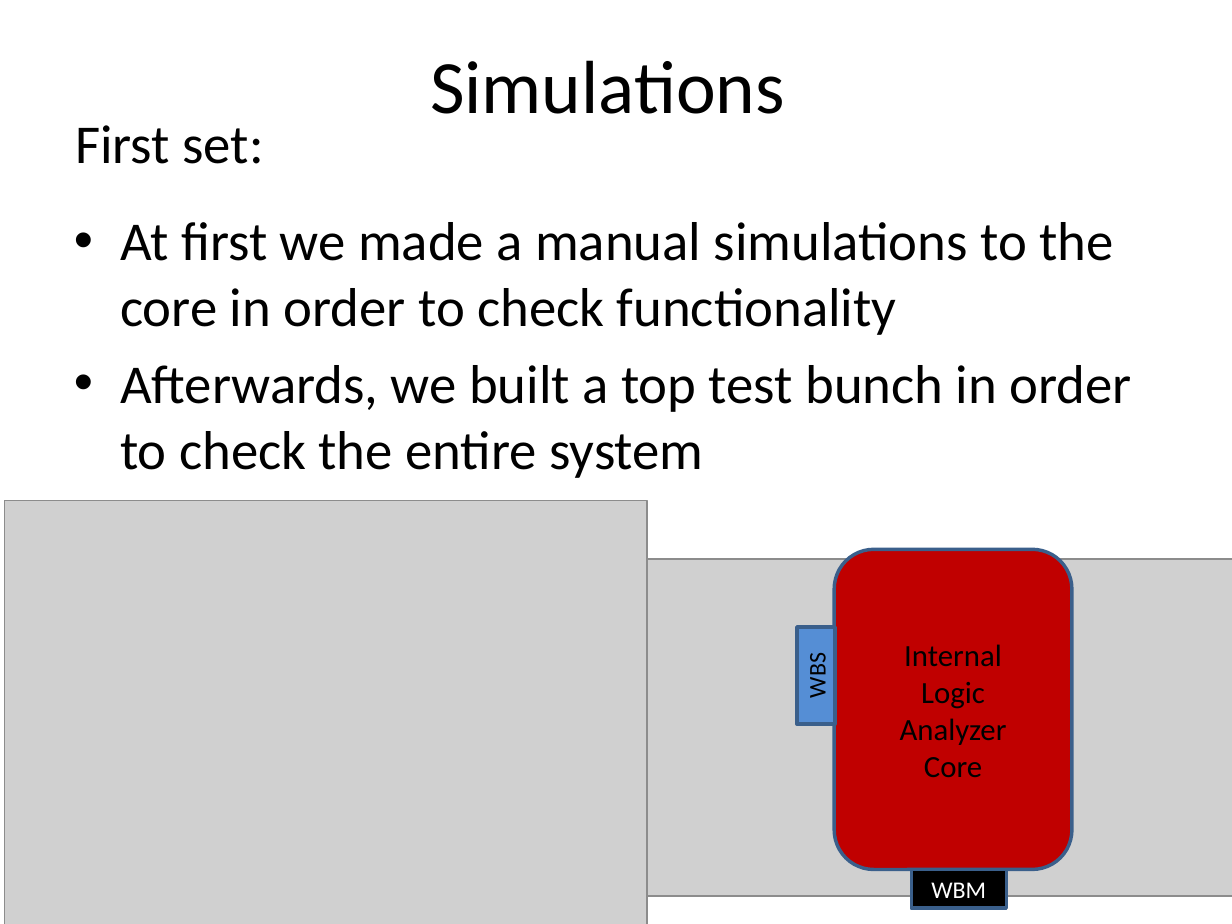
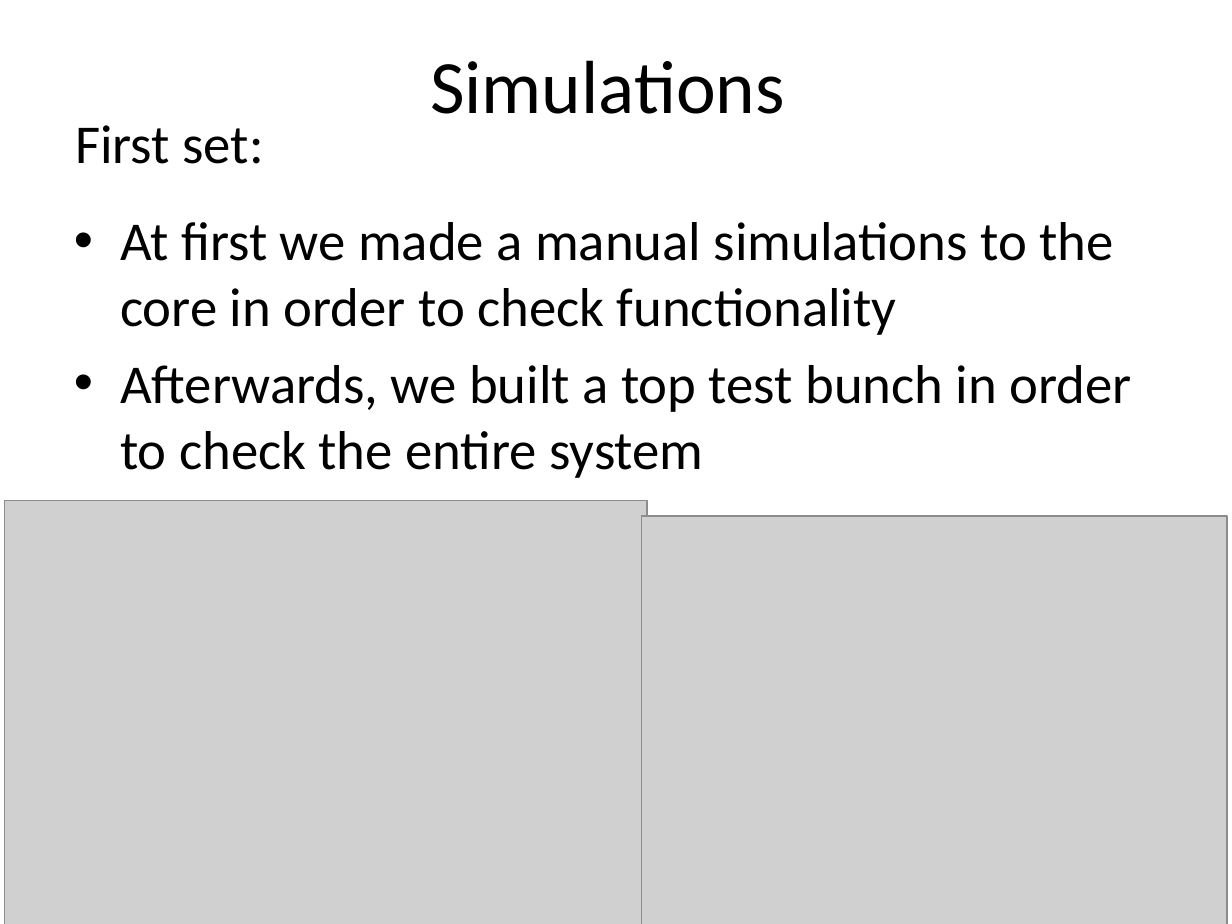
Before and after one commit to battellino/moran-zvika-project, a slide deck: slide 13 of presentation/FinalB/finalB.pptx. Drawn at 1232x924 pixels with LibreOffice and Linux fonts; fonts in the diff are those of the drawing; grey boxes stand for pictures; background and template pictures are left out. Boxes give left, top, right and bottom in pixels: in the first picture for what was removed or moved away, otherwise in the second. Text is boxed around its words. In the diff, an @@ line names an element or a change of style, - is before the commit and + after.

```diff
--- a/presentation/FinalB/finalB.pptx
+++ b/presentation/FinalB/finalB.pptx
@@ picture: place and size @@
-picture at bbox=[647, 559, 1232, 897]
+picture at bbox=[642, 516, 1228, 924]
@@ rounded rectangle removed at bbox=[834, 549, 1072, 870] @@
-Internal
-Logic
-Analyzer
-Core
@@ rectangle removed at bbox=[797, 627, 835, 724] @@
-WBS
@@ rectangle removed at bbox=[912, 870, 1007, 908] @@
-WBM
```
Also in this commit, not shown: 15 other slides changed, 2 slides added, 1 slide removed.
